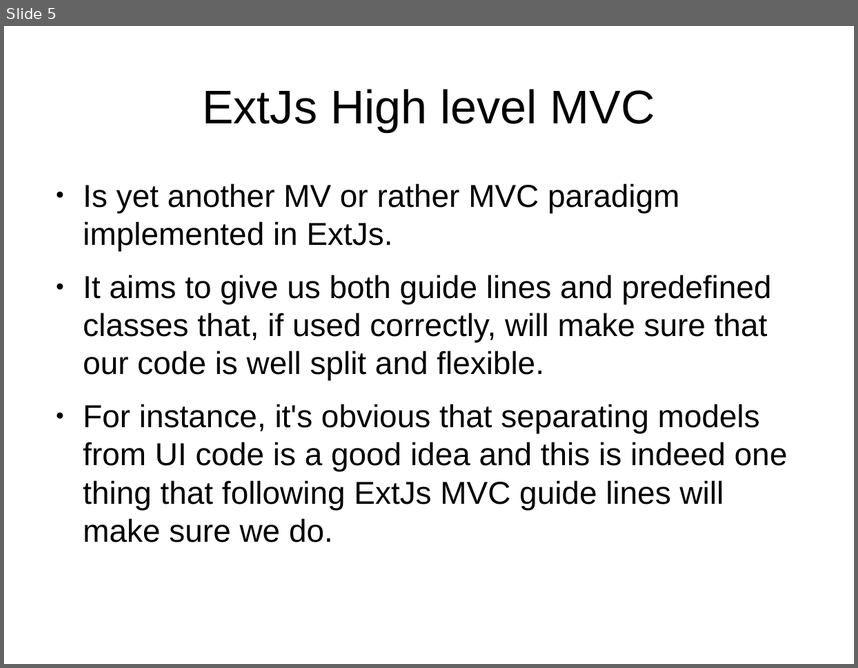
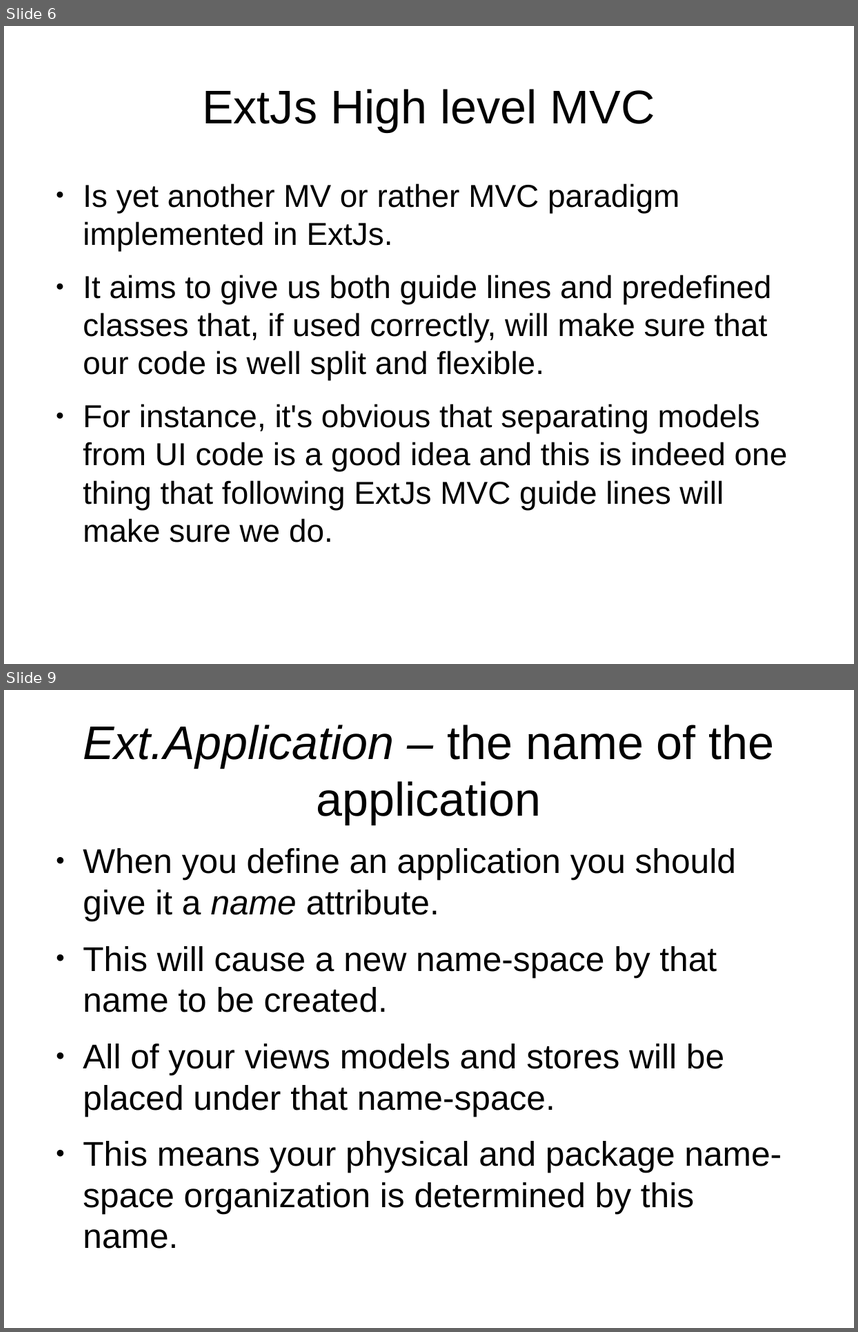
Before and after one commit to veltzer/demos, a slide deck: javascript/extjs/doc/extjs_mvc.odp. Shown one above the other, each under a label of ours: slide 5 before the commit, slides 6 and 9 after it; the slides between them are not shown. The pictures are 858x668 and 858x1332 pixels, drawn with LibreOffice and Linux fonts; fonts in the diff are those of the drawing. Boxes give left, top, right and bottom in pixels: in the first picture for what was removed or moved away, otherwise in the second. Text is boxed around its words. In the diff, an @@ line names an element or a change of style, - is before the commit and + after.

```diff
--- a/javascript/extjs/doc/extjs_mvc.odp
+++ b/javascript/extjs/doc/extjs_mvc.odp
@@ slide 9 added at bbox=[4, 690, 854, 1328], background #FFFFFF @@
@@ title added at bbox=[83, 724, 775, 824], 44 pt, text #000000 @@
+Ext.Application – the name of the application
@@ text added at bbox=[83, 848, 782, 1248], 32 pt, text #000000 @@
+● When you define an application you should give it a name attribute.
+● This will cause a new name-space by that name to be created.
+● All of your views models and stores will be placed under that name-space.
+● This means your physical and package name-space organization is determined by this name.
@@ what was slide 5 is now slide 6 @@
```
Also in this commit, not shown: 1 slide changed, 18 other slides added, 3 other files.
